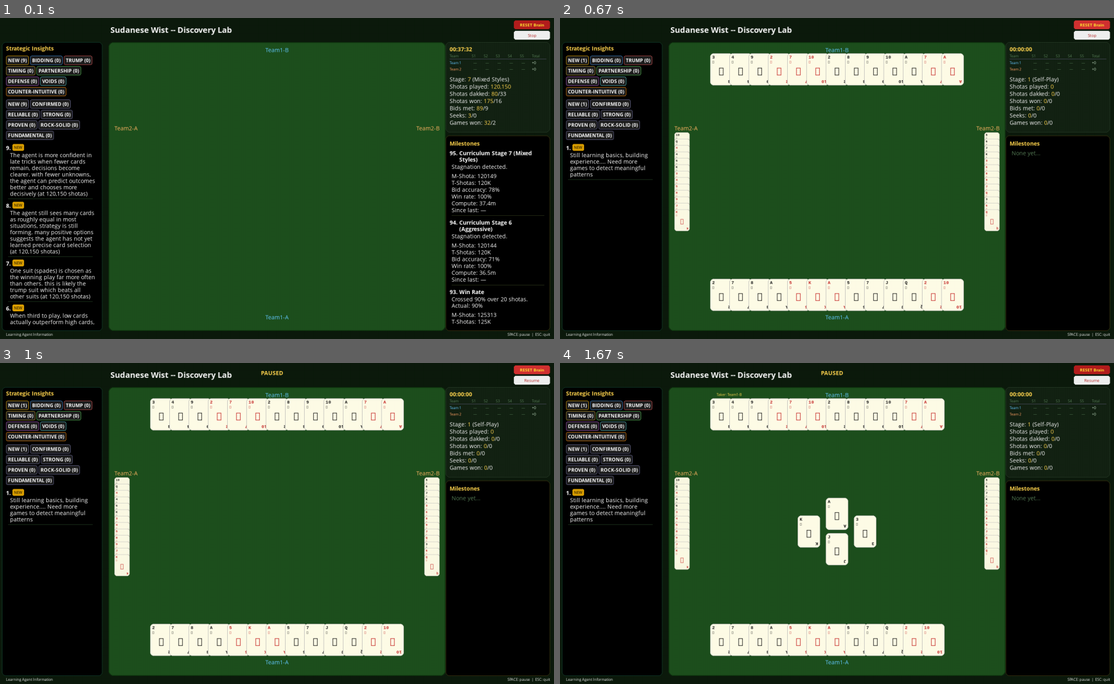
Above: before the commit, frames 1-4 (two rows, left to right).
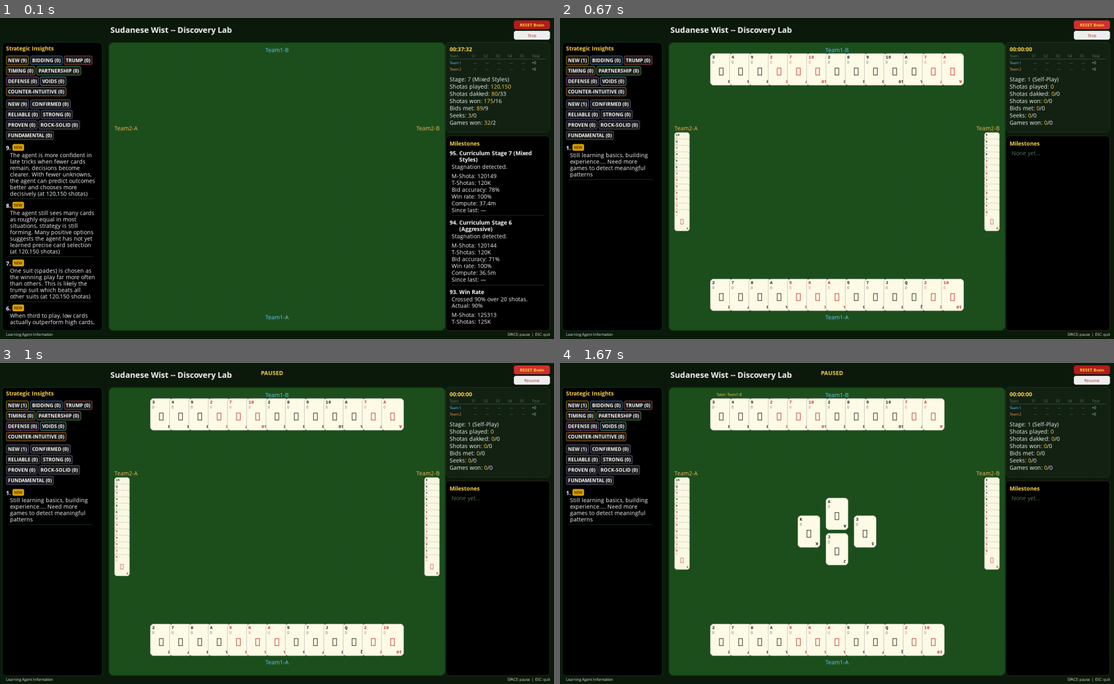
Above: after the commit, the same moments.

Repository: aamagzoub/engineering-intelligence
Game: pygame game, started from gui_wist_discovery/main.py
Same seed, same stepped clock (60 frames per second), same inputs: the game is played once before the commit and once after it.
Inputs (mouse positions are in pixels of both pictures, inside the frame that each line leads up to):
- Up to frame 1 (0.1 s): no input
- Up to frame 2 (0.67 s): click "RESET Brain" at 0.38 s
- Up to frame 3 (1 s): tap Space at 0.67 s
- Up to frame 4 (1.67 s): tap Space at 1.07, 1.37 s; click (903, 552) at 1.55 s

The runs differ from the first frame. In frame 1, 0.2% of the frame differs, in the area x 5-17%, y 47-84%; in frame 2, nothing differs; in frame 3, nothing differs; in frame 4, nothing differs.

Commit message:
v3.3.8 fix capitalization at display time (renderer combines text+why)

Diff:
--- a/gui_wist_discovery/renderer.py
+++ b/gui_wist_discovery/renderer.py
@@ -711,6 +711,9 @@
             full_text = text
             if why:
                 full_text = f"{text}. {why}"
+            # Capitalize after every dot.
+            import re
+            full_text = re.sub(r'(\. )([a-z])', lambda m: m.group(1) + m.group(2).upper(), full_text)
             episode = ins.get("episode", 0) if isinstance(ins, dict) else 0
             if episode > 0:
                 full_text += f" (at {episode:,} shotas)"
Not shown, changed: SudaneseWist_v3.1.5.spec
